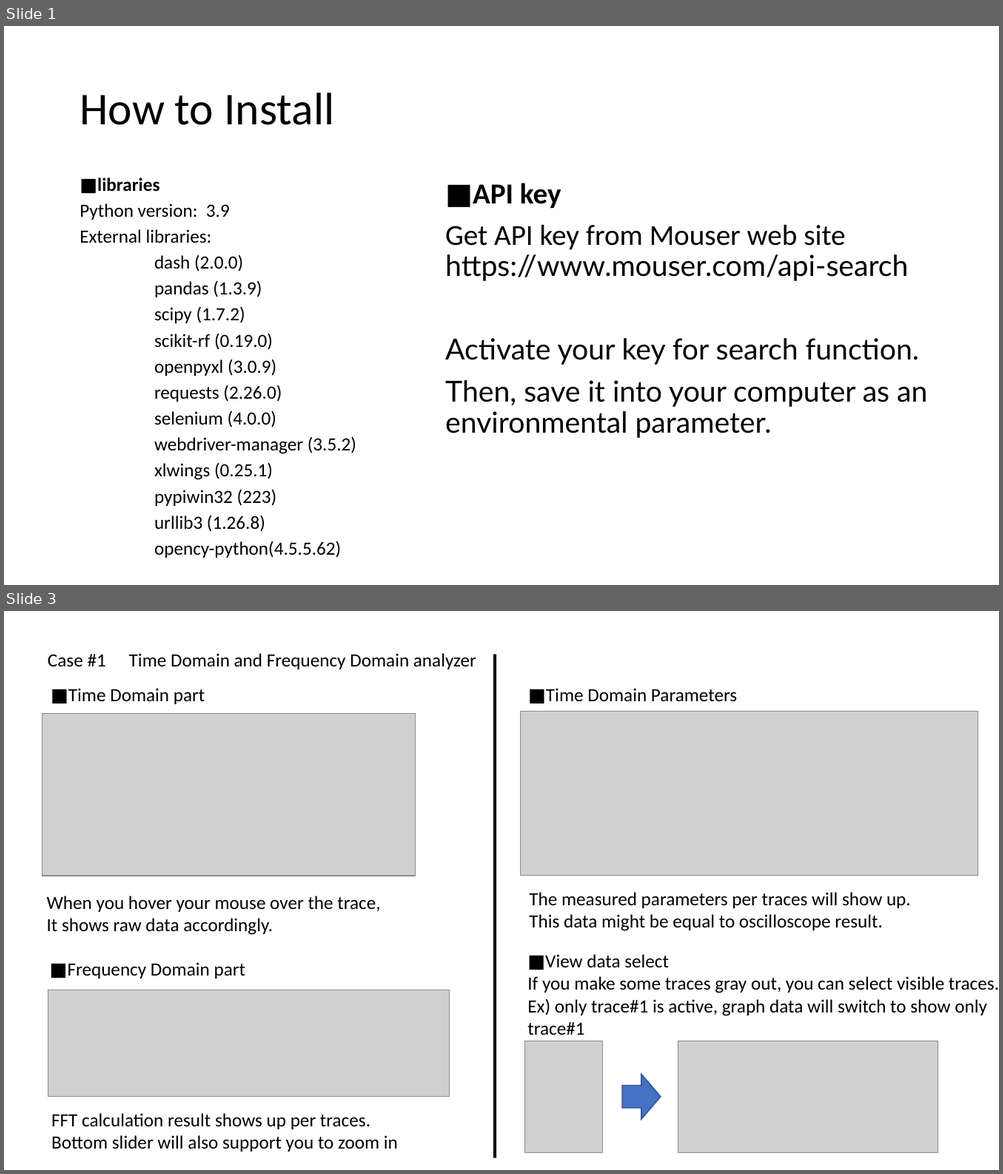
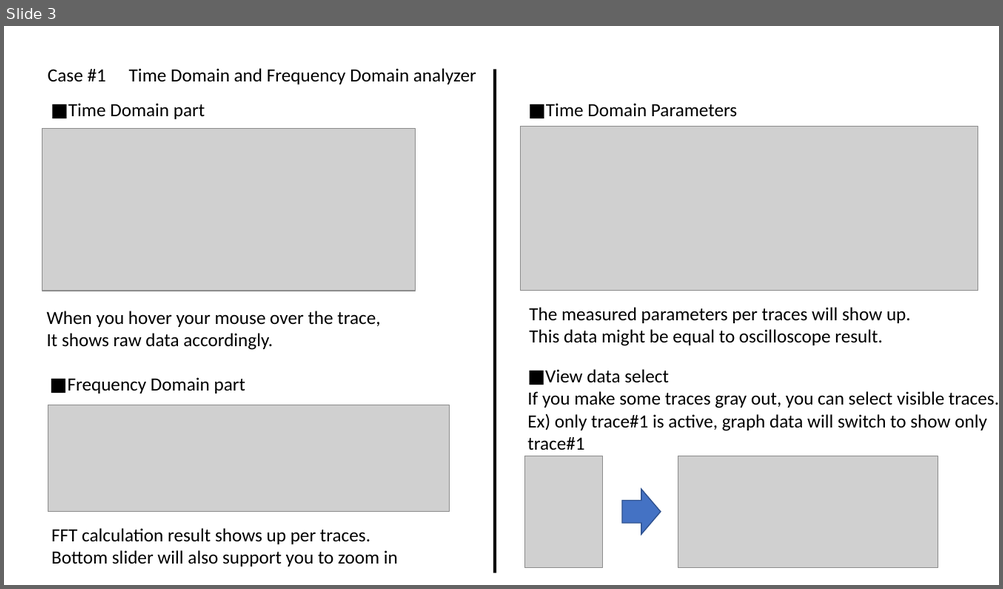
Before and after one commit to pekepeke312/PhotonicTool, a slide deck: HowtoInstall.ppt. Shown one above the other, each under a label of ours: slides 1 and 3 before the commit, slide 3 after it; the slides between them are not shown. The pictures are 1003x1174 and 1003x589 pixels, drawn with LibreOffice and Linux fonts; fonts in the diff are those of the drawing; grey boxes stand for pictures. Boxes give left, top, right and bottom in pixels: in the first picture for what was removed or moved away, otherwise in the second. Text is boxed around its words. In the diff, an @@ line names an element or a change of style, - is before the commit and + after.

Commit message:
Update installtion bat

```diff
--- a/HowtoInstall.ppt
+++ b/HowtoInstall.ppt
@@ slide 1 removed at [4, 26, 999, 585], background #FFFFFF @@
@@ title removed at [79, 93, 334, 125] @@
-How to Install
@@ text removed at [79, 178, 356, 558] @@
-■libraries
-Python version: 3.9
-External libraries:
-dash (2.0.0)
-pandas (1.3.9)
-scipy (1.7.2)
-scikit-rf (0.19.0)
-openpyxl (3.0.9)
-requests (2.26.0)
-selenium (4.0.0)
-webdriver-manager (3.5.2)
-xlwings (0.25.1)
-pypiwin32 (223)
-urllib3 (1.26.8)
-opency-python(4.5.5.62)
@@ text removed at [445, 183, 927, 438] @@
-■API key
-Get API key from Mouser web site https://www.mouser.com/api-search
-Activate your key for search function.
-Then, save it into your computer as an environmental parameter.
```
Also in this commit, not shown: 1 slide changed, 1 slide added, 2 other files.
